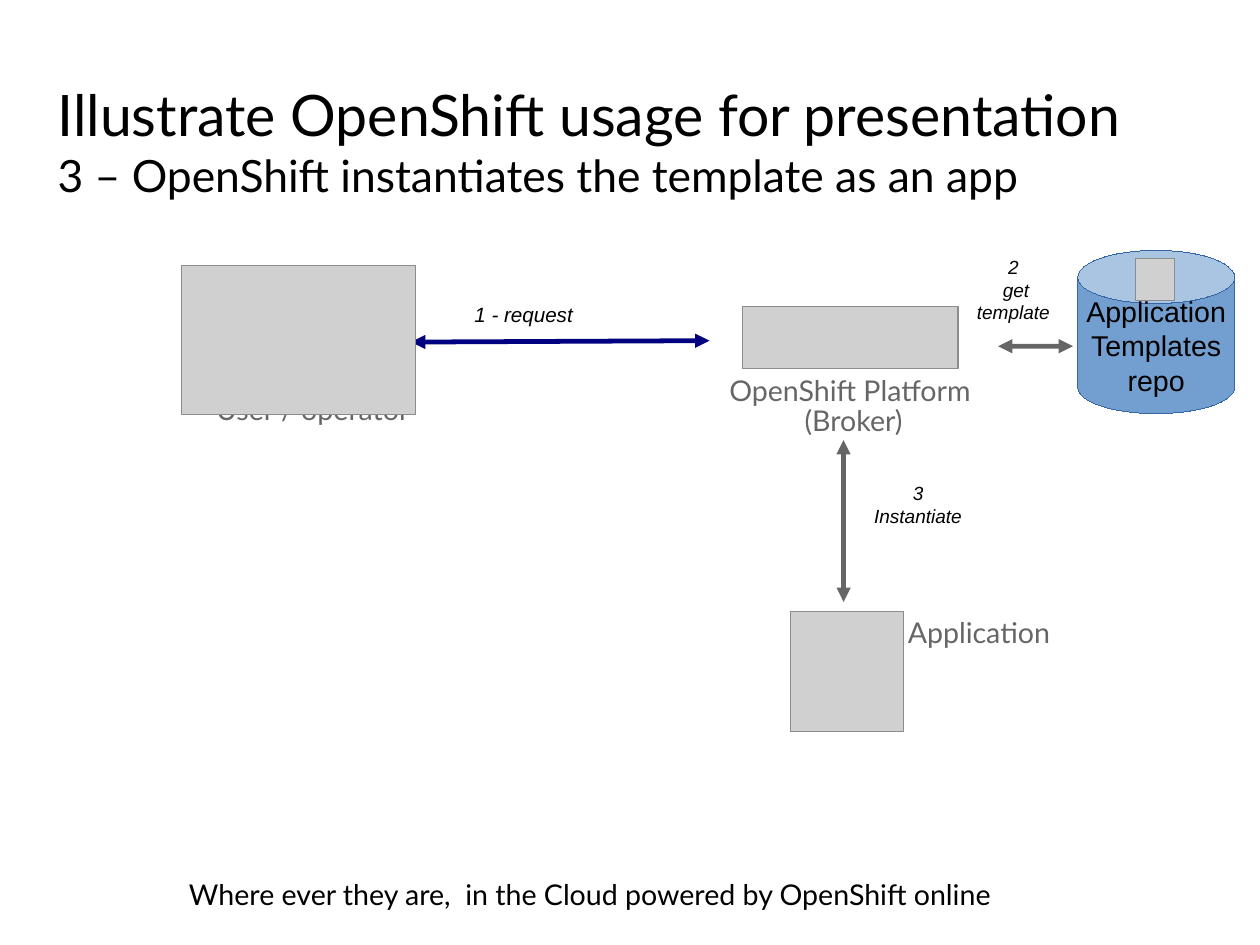
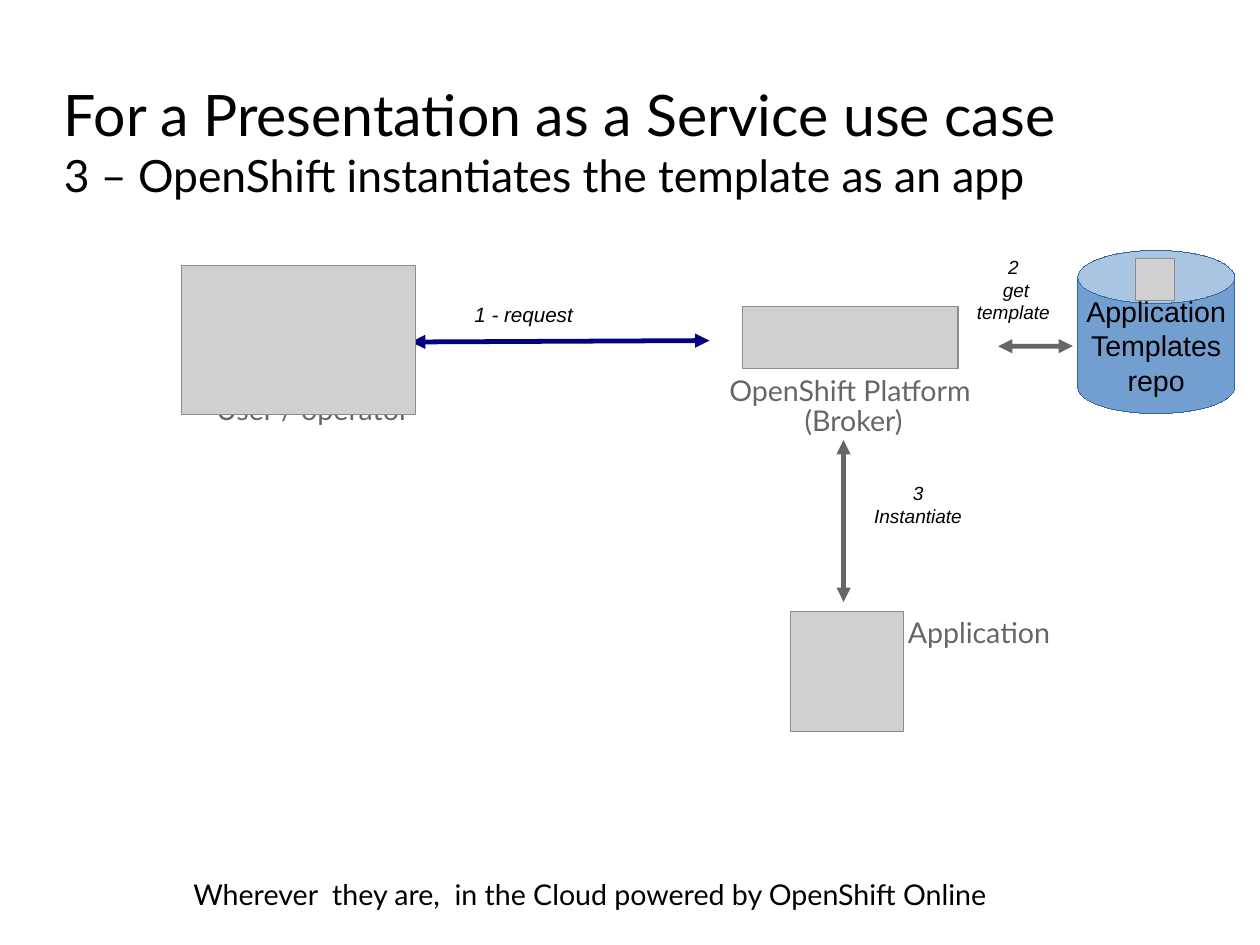
Before and after one commit to lucpierson/PHP-prz, a slide deck: slide 3 of illustrate.odp. Drawn at 1260x945 pixels with LibreOffice and Linux fonts; fonts in the diff are those of the drawing; grey boxes stand for pictures; background and template pictures are left out. Boxes give left, top, right and bottom in pixels: in the first picture for what was removed or moved away, otherwise in the second. Text is boxed around its words. In the diff, an @@ line names an element or a change of style, - is before the commit and + after.

```diff
--- a/illustrate.odp
+++ b/illustrate.odp
@@ text at [64,94,1056,137]: text changed @@
-Illustrate OpenShift usage for presentation
+For a Presentation as a Service use case
@@ text at [193,884,986,910]: text changed @@
-Where ever they are, in the Cloud powered by OpenShift online
+Wherever they are, in the Cloud powered by OpenShift Online
```
Also in this commit, not shown: 6 other slides changed, 2 other files.
